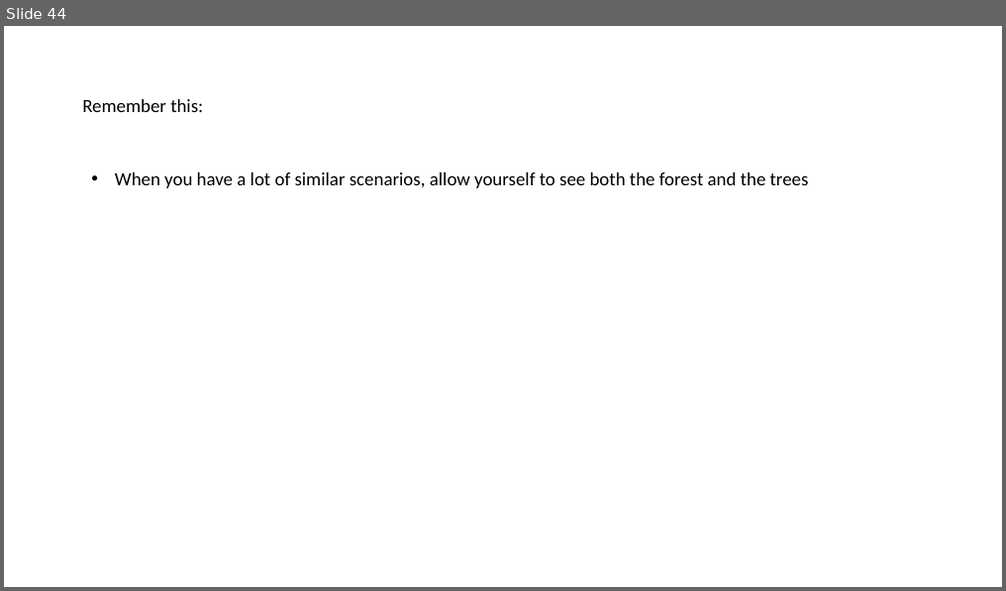
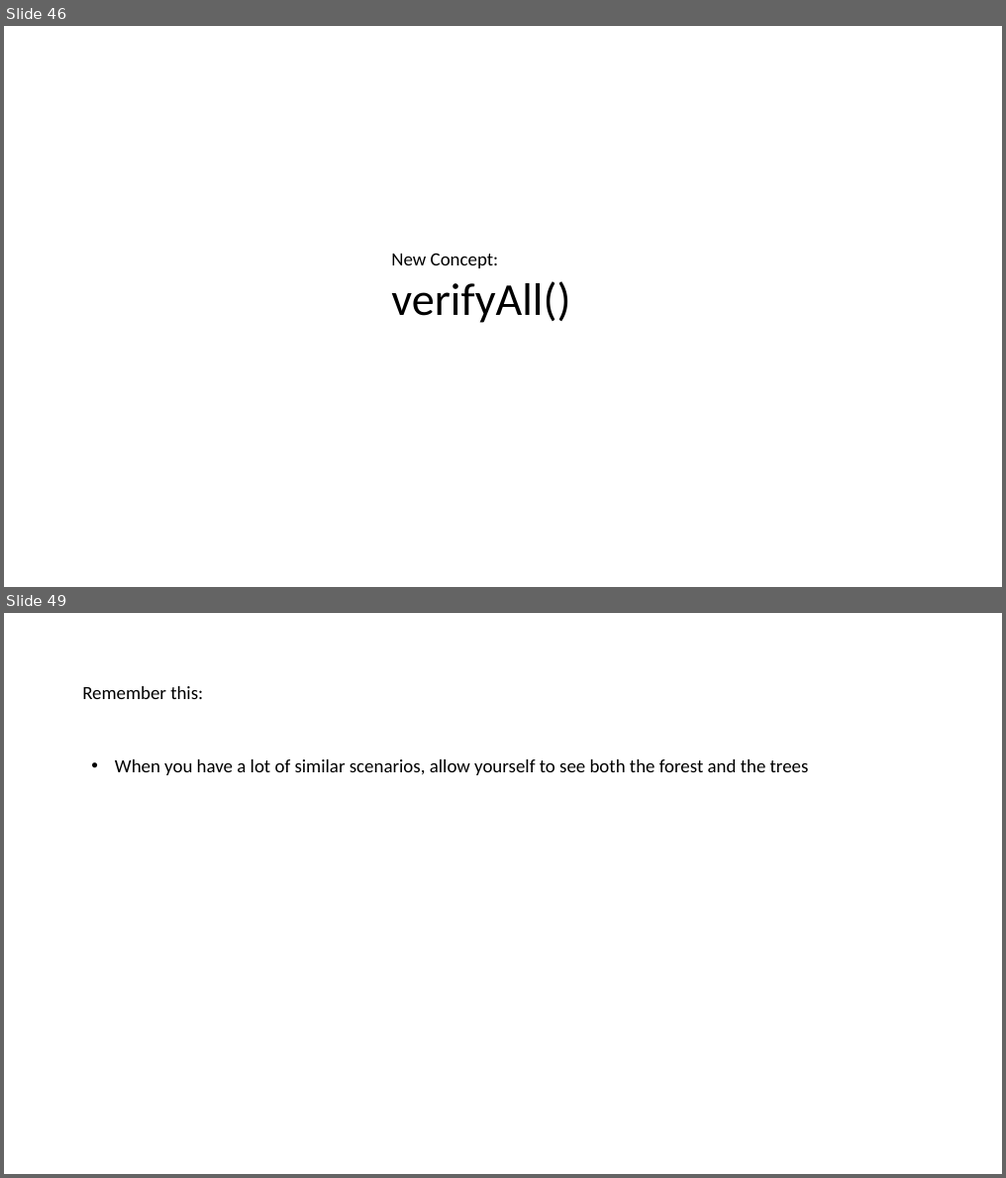
Before and after one commit to LearnWithLlew/TestingBetterWithApprovals.Slides, a slide deck: slides/Testing Better with Approvals.pptx. Shown one above the other, each under a label of ours: slide 44 before the commit, slides 46 and 49 after it; the slides between them are not shown. The pictures are 1006x591 and 1006x1178 pixels, drawn with LibreOffice and Linux fonts; fonts in the diff are those of the drawing. Boxes give left, top, right and bottom in pixels: in the first picture for what was removed or moved away, otherwise in the second. Text is boxed around its words. In the diff, an @@ line names an element or a change of style, - is before the commit and + after.

```diff
--- a/slides/Testing Better with Approvals.pptx
+++ b/slides/Testing Better with Approvals.pptx
@@ slide 46 added at [4, 26, 1002, 587], background #FFFFFF @@
@@ text added at [391, 253, 570, 323], 18 pt, text #000000 @@
+New Concept:
+verifyAll()
@@ what was slide 44 is now slide 49 @@
```
Also in this commit, not shown: 15 other slides added, 1 slide removed.
